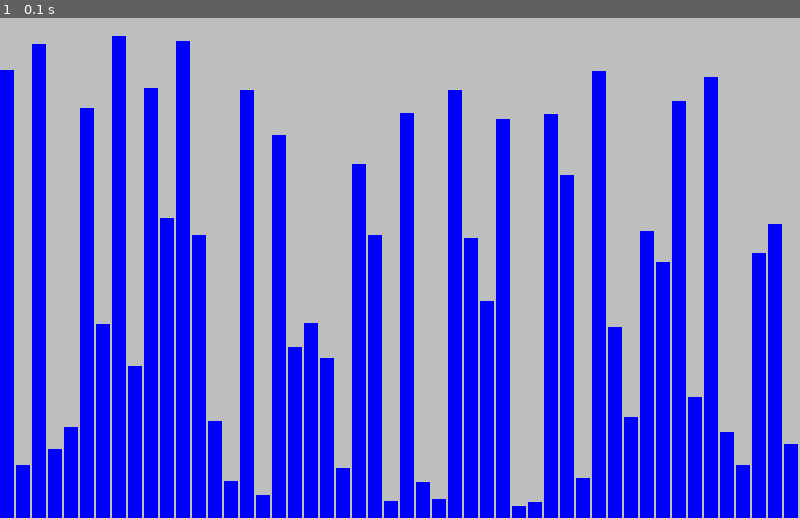
Above: before the commit, frame 1.
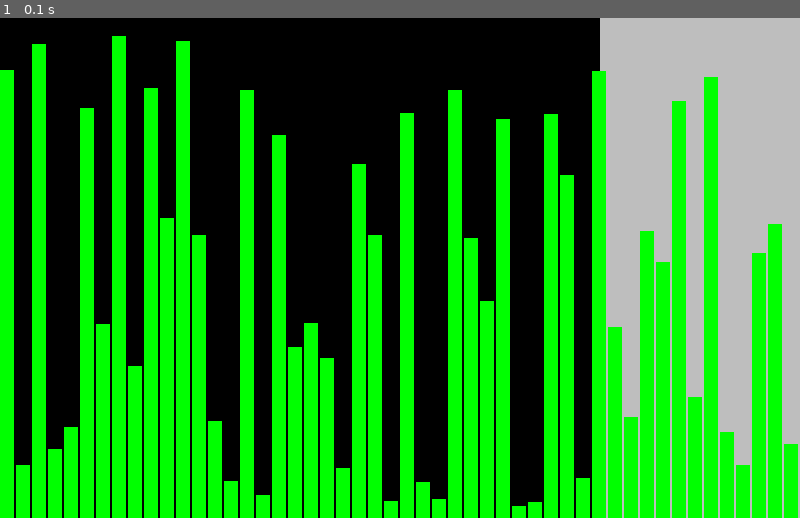
Above: after the commit, the same moment.

Repository: DarioDav/Sorting-algorithms-visualization
Game: pygame game, started from Sorting_visualizer.py
Same seed, same stepped clock (60 frames per second), same inputs: the game is played once before the commit and once after it.
Inputs:
- Up to frame 1 (0.1 s): no input

The runs differ from the first frame. In frame 1, 85% of the frame differs, in the area x 0-100%, y 0-100%.

Commit message:
I added the code that chatGPT is suggesting

Diff:
--- /dev/null
+++ b/Chat_gpt_codes.py
@@ -0,0 +1,92 @@
+import pygame
+import sys
+import random
+
+pygame.init()
+
+# Screen setup
+WIDTH, HEIGHT = 800, 500
+screen = pygame.display.set_mode((WIDTH, HEIGHT))
+pygame.display.set_caption("Sorting Visualizer")
+clock = pygame.time.Clock()
+
+# Colors
+WHITE = (255, 255, 255)
+BLUE = (100, 149, 237)
+RED = (255, 0, 0)
+BLACK = (0, 0, 0)
+GRAY = (200, 200, 200)
+
+# Bar data
+NUM_BARS = 60
+data = []
+
+def generate_data():
+    return [random.randint(10, HEIGHT - 60) for _ in range(NUM_BARS)]
+
+data = generate_data()
+
+def draw_bars(data, highlight_indices=None):
+    screen.fill(WHITE)
+    bar_width = WIDTH // len(data)
+
+    for i, height in enumerate(data):
+        x = i * bar_width
+        y = HEIGHT - height
+        color = RED if highlight_indices and i in highlight_indices else BLUE
+        pygame.draw.rect(screen, color, (x, y, bar_width - 2, height))
+
+    draw_button()  # Redraw button on top
+    pygame.display.update()
+
+# Button
+BUTTON_RECT = pygame.Rect(WIDTH - 120, 10, 100, 30)
+
+def draw_button():
+    pygame.draw.rect(screen, GRAY, BUTTON_RECT)
+    font = pygame.font.SysFont(None, 24)
+    text = font.render("Reset", True, BLACK)
+    screen.blit(text, (BUTTON_RECT.x + 20, BUTTON_RECT.y + 5))
+
+# Bubble sort animation (generator)
+def bubble_sort(data):
+    n = len(data)
+    for i in range(n):
+        for j in range(n - i - 1):
+            if data[j] > data[j + 1]:
+                data[j], data[j + 1] = data[j + 1], data[j]
+                draw_bars(data, highlight_indices=[j, j + 1])
+                yield True  # Pause after each swap
+
+# Main loop
+sorting = False
+sort_generator = None
+running = True
+
+while running:
+    if sorting:
+        try:
+            next(sort_generator)
+            clock.tick(60)
+        except StopIteration:
+            sorting = False
+    else:
+        draw_bars(data)
+
+    for event in pygame.event.get():
+        if event.type == pygame.QUIT:
+            running = False
+
+        elif event.type == pygame.MOUSEBUTTONDOWN:
+            if BUTTON_RECT.collidepoint(event.pos):
+                data = generate_data()
+                sorting = False
+                sort_generator = None
+
+        elif event.type == pygame.KEYDOWN:
+            if event.key == pygame.K_SPACE:
+                sorting = True
+                sort_generator = bubble_sort(data)
+
+pygame.quit()
+sys.exit()
--- a/Sorting_visualizer.py
+++ b/Sorting_visualizer.py
@@ -10,14 +10,16 @@
 #setting up the display screen
 screen= pygame.display.set_mode((WIDTH, HEIGHT))
 pygame.display.set_caption("Sorter visualizer")
-screen.fill("Grey")
+screen.fill("Black")
 
 #creating the clock to set FPS
 clock=pygame.time.Clock()
 
+text_font=pygame.font.Font(None,12)
+#Function that generates random data
 def get_random_data(n=50):
       return [random.randint(10,HEIGHT-10) for _ in range(n)]
-
+#Function that draws the bars on the display
 def draw_bars(surface, data):
       bar_width= WIDTH//len(data)
 
@@ -25,15 +27,21 @@
             x= i*bar_width
             y=HEIGHT-value
             # pygame.draw.rect(surface, color, (x, y, width, height))
-            pygame.draw.rect(surface, "Blue", (x,y, bar_width-2, value))
+            pygame.draw.rect(surface, "Green", (x,y, bar_width-2, value))
 
 
+buttons_surface= pygame.surface.Surface((200,500))
+buttons_surface.fill("Grey")
 
-
+#Generate radom data to create the bars
 data=get_random_data()
 
 while True:
+      screen.blit(buttons_surface,(600,0))
+
+      #draw the bars based on the data randomly generated
       draw_bars(screen, data)
+
 
 
       for event in pygame.event.get():
